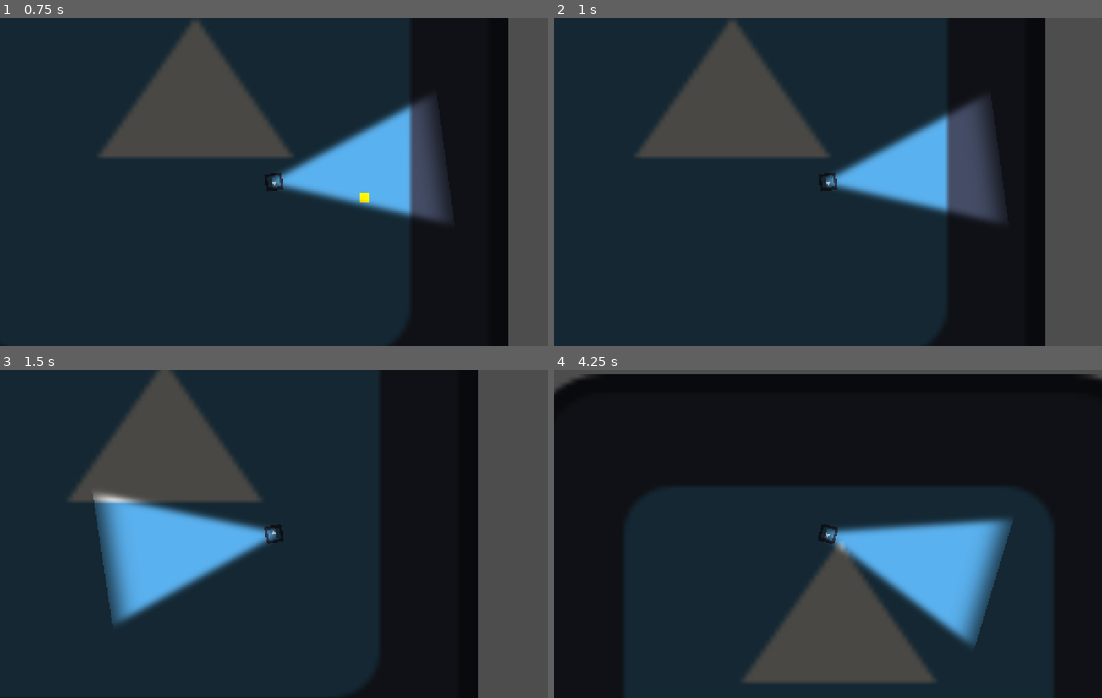
Above: before the commit, frames 1-4 (two rows, left to right).
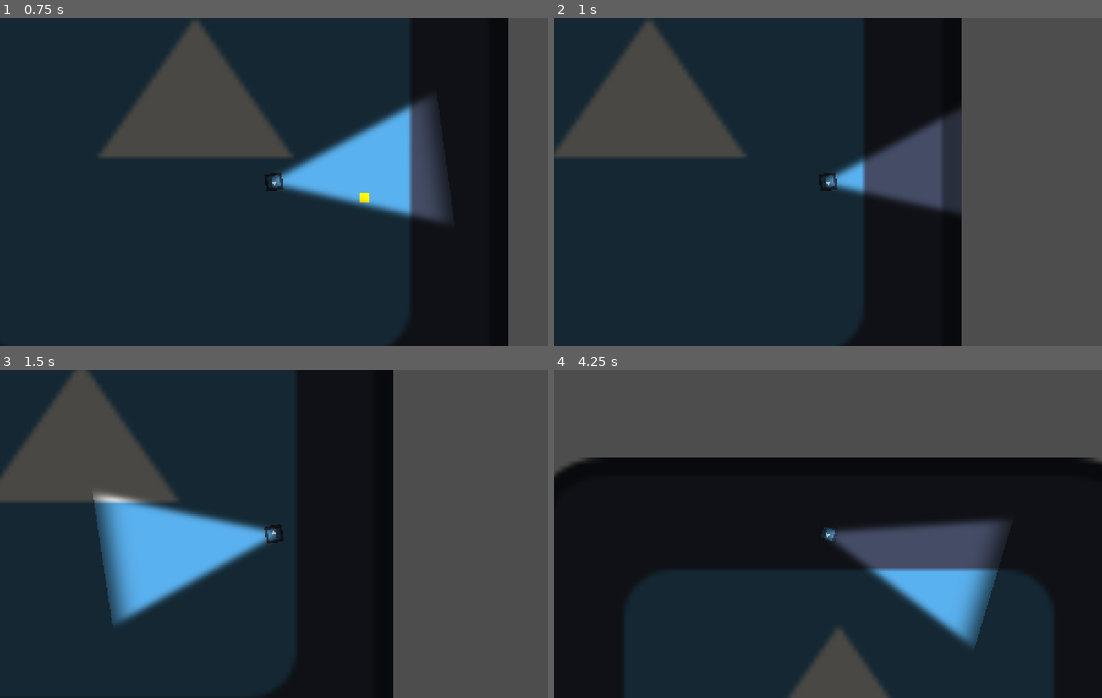
Above: after the commit, the same moments.

Repository: dama33/flashlight-game
Game: Godot game, scene res://level.tscn
Two runs of this game, one before a commit and one after it. Both use one fixed random seed, a clock stepped at 60 frames per second and the inputs below. The engine's default icon, where the game draws it, is replaced by a stand-in: a white triangle on a blue panel in a dark square.
Inputs (mouse positions are in pixels of both pictures, inside the frame that each line leads up to):
- Up to frame 1 (0.75 s): tap Enter at 0.5 s; move the mouse to (394, 165) at 0.52 s; hold D (right) from 0.53 s (still down)
- Up to frame 2 (1 s): keep holding D (right)
- Up to frame 3 (1.5 s): move the mouse to (164, 550) at 1.27 s; release D (right) at 1.28 s; hold S (down) from 1.28 s (still down)
- Up to frame 4 (4.25 s): move the mouse to (882, 461) at 2.02 s; release S (down) at 2.03 s; hold D (right) 2.03-2.78 s; tap Space at 2.75 s; move the mouse to (800, 599) at 2.77 s; hold W (up) 2.78-3.53 s; move the mouse to (992, 583) at 3.52 s; hold A (left) from 3.53 s (still down)

Frame 1 is identical in both runs. In frame 2, 40% of the frame differs, in the area x 0-90%, y 0-100%; in frame 3, 40%; in frame 4, 51%, in the area x 0-100%, y 1-100%.

Commit message:
Fixed collisions

Diff:
--- a/SnareTrap.tscn
+++ b/SnareTrap.tscn
@@ -3,6 +3,7 @@
 [ext_resource type="Script" uid="uid://bvioe15kbex02" path="res://snare_trap.gd" id="1_q7ubi"]
 
 [sub_resource type="CircleShape2D" id="CircleShape2D_1mv1j"]
+radius = 12.0
 
 [sub_resource type="QuadMesh" id="QuadMesh_1mv1j"]
 
@@ -10,6 +11,7 @@
 script = ExtResource("1_q7ubi")
 
 [node name="Area2D" type="Area2D" parent="." unique_id=63851608]
+collision_mask = 32768
 
 [node name="CollisionShape2D" type="CollisionShape2D" parent="Area2D" unique_id=1908966047]
 shape = SubResource("CircleShape2D_1mv1j")
@@ -21,3 +23,4 @@
 mesh = SubResource("QuadMesh_1mv1j")
 
 [connection signal="area_entered" from="Area2D" to="." method="_on_area_2d_area_entered"]
+[connection signal="body_entered" from="Area2D" to="." method="_on_area_2d_body_entered"]
--- a/player.tscn
+++ b/player.tscn
@@ -9,6 +9,7 @@
 [sub_resource type="CircleShape2D" id="CircleShape2D_c4nxb"]
 
 [node name="Player" type="CharacterBody2D" unique_id=1424454092]
+collision_layer = 32769
 script = ExtResource("1_4flbx")
 
 [node name="MeshInstance2D" type="MeshInstance2D" parent="." unique_id=765223380]
--- a/project.godot
+++ b/project.godot
@@ -50,6 +50,10 @@
 ]
 }
 
+[layer_names]
+
+2d_physics/layer_16="Player Hurtbox"
+
 [physics]
 
 3d/physics_engine="Jolt Physics"
--- a/snare_trap.gd
+++ b/snare_trap.gd
@@ -12,6 +12,11 @@
 
 
 func _on_area_2d_area_entered(area: Area2D) -> void:
+
+	pass # Replace with function body.
+
+
+func _on_area_2d_body_entered(body: Node2D) -> void:
 	Player.instance.SlowTimer.start()
 	Player.instance.speed_scalar = .1
 	queue_free()
